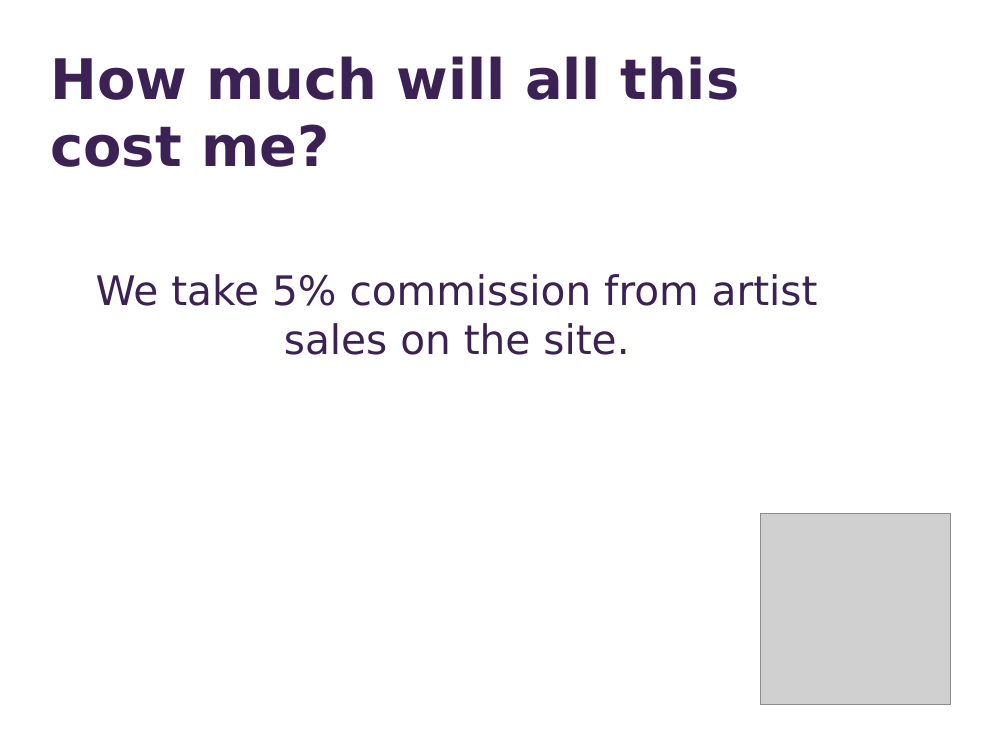
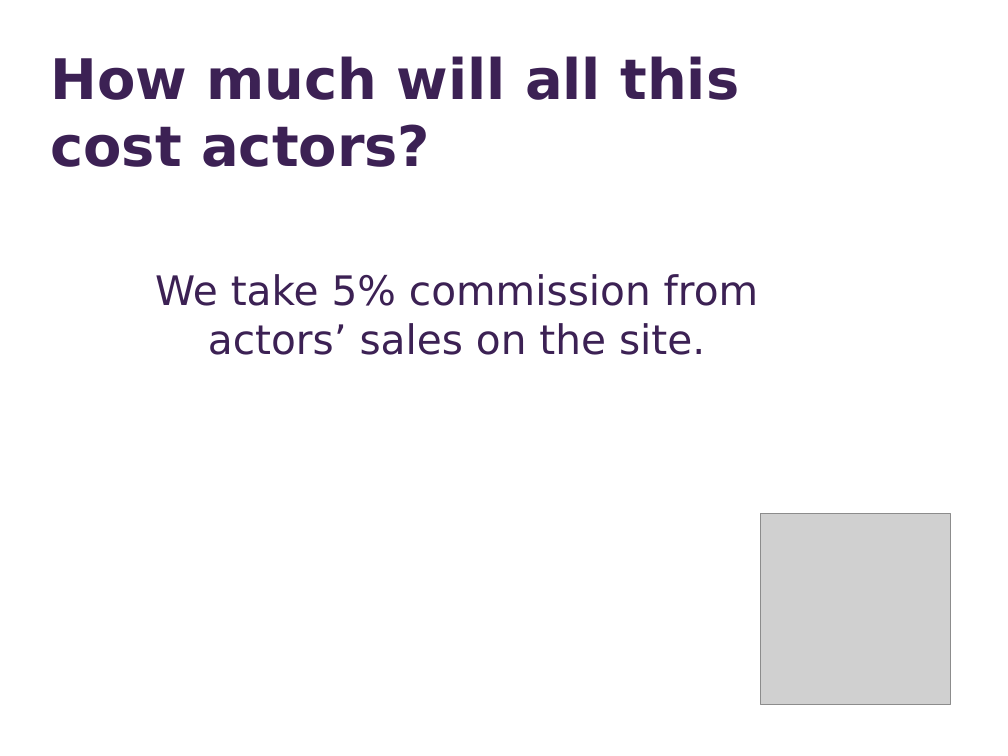
Before and after one commit to ece106/tomatocan, a slide deck: slide 6 of public/marketingSlides.pptx. Drawn at 1008x756 pixels with LibreOffice and Linux fonts; fonts in the diff are those of the drawing; grey boxes stand for pictures. Boxes give left, top, right and bottom in pixels: in the first picture for what was removed or moved away, otherwise in the second. Text is boxed around its words. In the diff, an @@ line names an element or a change of style, - is before the commit and + after.

```diff
--- a/public/marketingSlides.pptx
+++ b/public/marketingSlides.pptx
@@ text at box(50, 56, 739, 167): text changed @@
-How much will all this cost me?
+How much will all this cost actors?
@@ text at box(155, 274, 759, 355): text changed @@
-We take 5% commission from artist sales on the site.
+We take 5% commission from actors’ sales on the site.
```
Also in this commit, not shown: 11 other slides changed, 6 other files.
